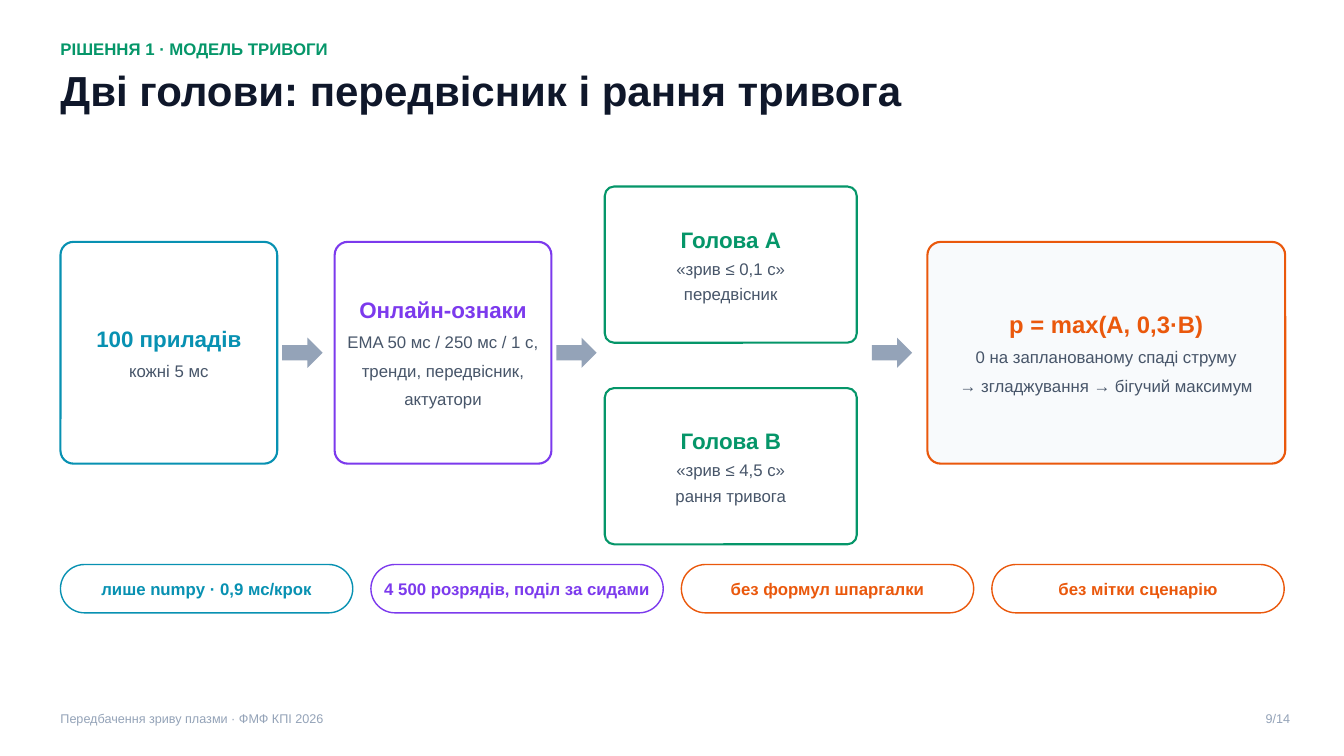
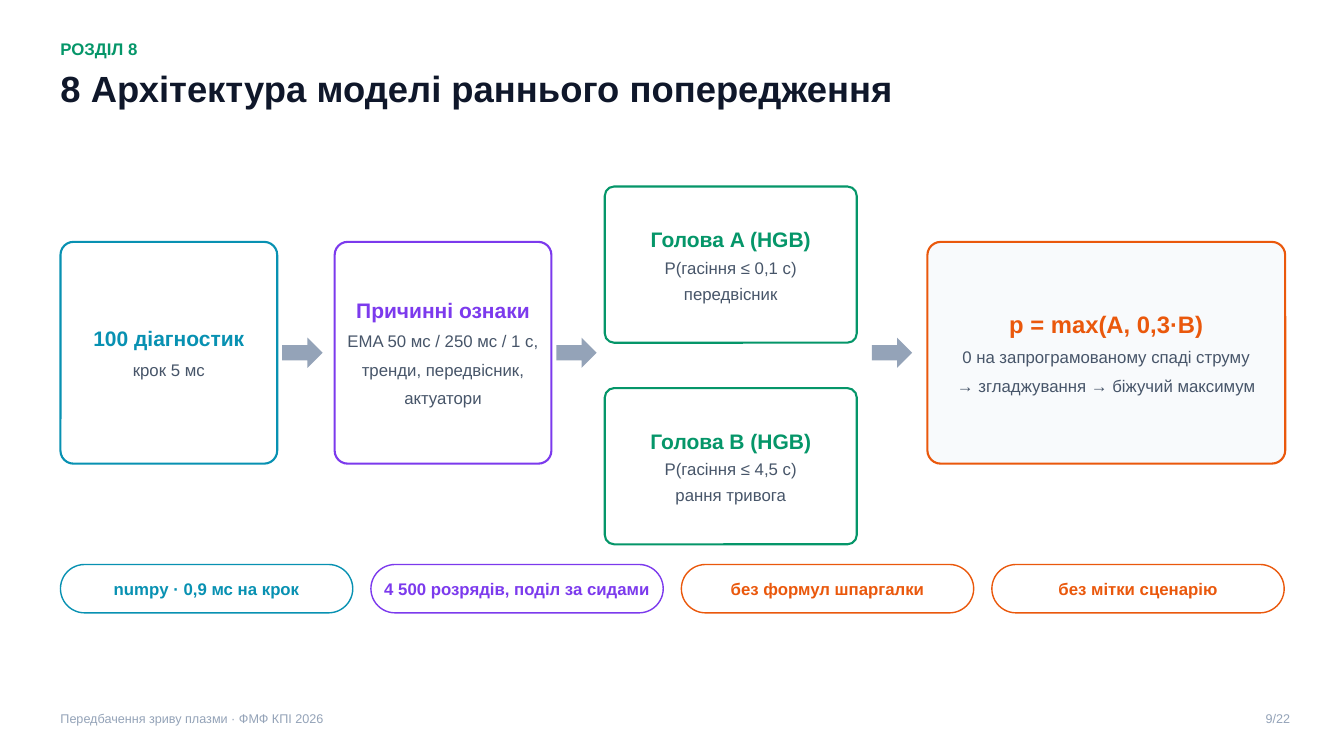
Before and after one commit to llllenah/plasma-disruption-prediction, a slide deck: slide 9 of docs/presentation.pptx. Drawn at 1344x756 pixels with LibreOffice and Linux fonts; fonts in the diff are those of the drawing. Boxes give left, top, right and bottom in pixels: in the first picture for what was removed or moved away, otherwise in the second. Text is boxed around its words. In the diff, an @@ line names an element or a change of style, - is before the commit and + after.

```diff
--- a/docs/presentation.pptx
+++ b/docs/presentation.pptx
@@ text at (x1=60, y1=43, x2=137, y2=59): text changed @@
-РІШЕННЯ 1 · МОДЕЛЬ ТРИВОГИ
+РОЗДІЛ 8
@@ text at (x1=60, y1=75, x2=893, y2=110): text changed; size 30 to 26 pt @@
-Дві голови: передвісник і рання тривога
+8 Архітектура моделі раннього попередження
@@ text at (x1=651, y1=231, x2=811, y2=304): text changed @@
-Голова A
-«зрив ≤ 0,1 с»
-передвісник
+Голова A (HGB)
+P(гасіння ≤ 0,1 с)
+передвісник
@@ text at (x1=356, y1=302, x2=530, y2=322): text changed; size 16 to 15 pt @@
-Онлайн-ознаки
+Причинні ознаки
@@ text at (x1=93, y1=330, x2=244, y2=380): text changed; size 16 to 15 pt @@
-100 приладів
-кожні 5 мс
+100 діагностик
+крок 5 мс
@@ text at (x1=962, y1=351, x2=1256, y2=396): text changed @@
-0 на запланованому спаді струму
-→ згладжування → бігучий максимум
+0 на запрограмованому спаді струму
+→ згладжування → біжучий максимум
@@ text at (x1=650, y1=433, x2=811, y2=505): text changed @@
-Голова B
-«зрив ≤ 4,5 с»
-рання тривога
+Голова B (HGB)
+P(гасіння ≤ 4,5 с)
+рання тривога
@@ text at (x1=114, y1=583, x2=299, y2=599): text changed @@
-лише numpy · 0,9 мс/крок
+numpy · 0,9 мс на крок
@@ text at (x1=1266, y1=714, x2=1291, y2=723): text changed @@
-9/14
+9/22
```
Also in this commit, not shown: 8 other slides changed, 13 slides added, 5 slides removed, 8 other files.
